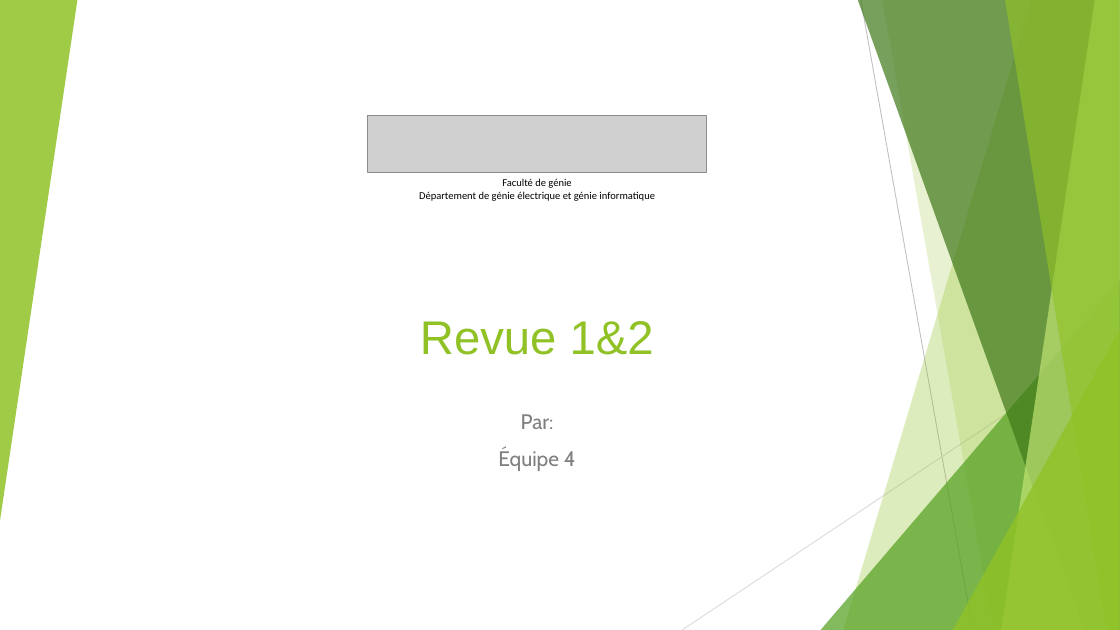
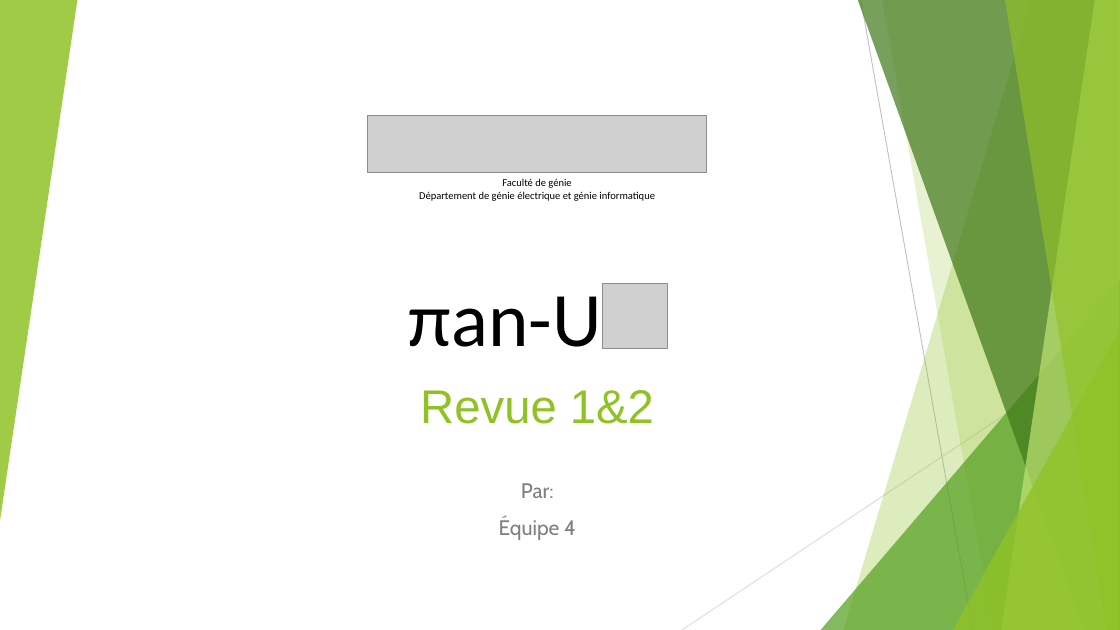
Before and after one commit to gab4321/ProjetS5, a slide deck: slide 1 of Gestion/L1 Présentation.pptx. Drawn at 1120x630 pixels with LibreOffice and Linux fonts; fonts in the diff are those of the drawing; grey boxes stand for pictures. Boxes give left, top, right and bottom in pixels: in the first picture for what was removed or moved away, otherwise in the second. Text is boxed around its words. In the diff, an @@ line names an element or a change of style, - is before the commit and + after.

Commit message:
MAJ presentation

```diff
--- a/Gestion/L1 Présentation.pptx
+++ b/Gestion/L1 Présentation.pptx
@@ text added at [409, 296, 602, 347], 66 pt, text #000000 @@
+πan-U
@@ picture added at [602, 283, 668, 349] @@
@@ title "Revue 1&2": place and size @@
-title "Revue 1&2" at [420, 321, 654, 355]
+title "Revue 1&2" at [420, 390, 654, 424]
@@ subtitle "Par:": place and size @@
-subtitle "Par:" at [498, 414, 576, 471]
+subtitle "Par:" at [499, 483, 576, 540]
```
Also in this commit, not shown: 26 other slides changed, 1 other file.
